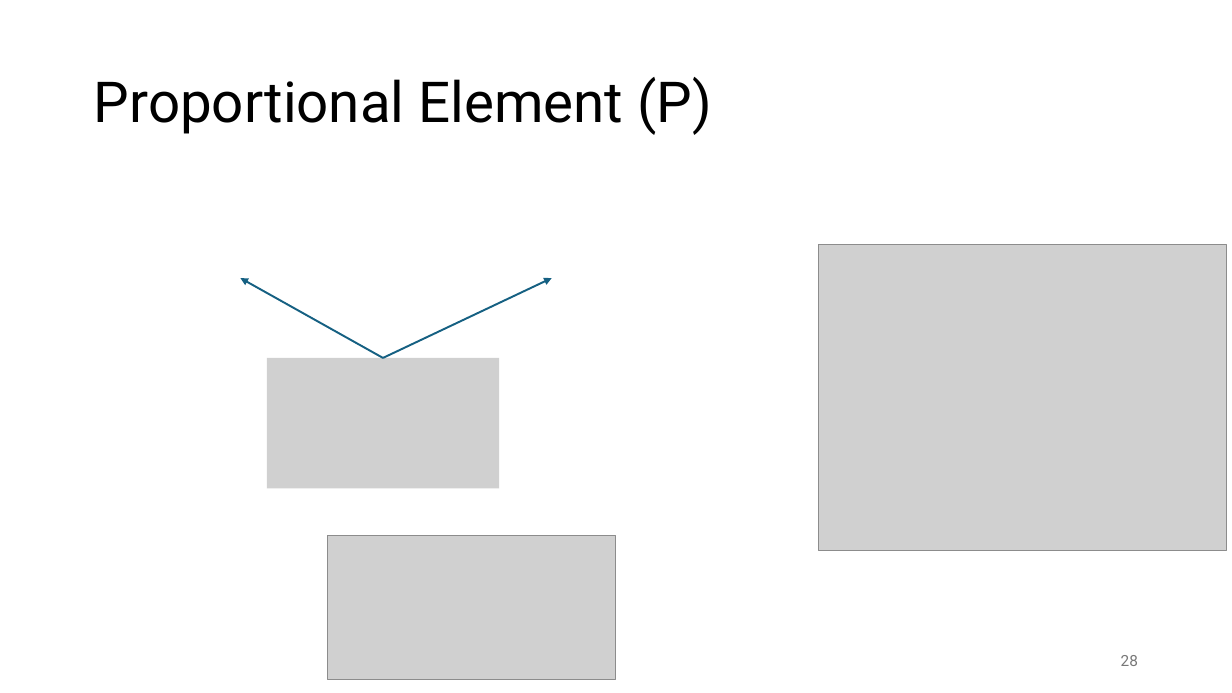
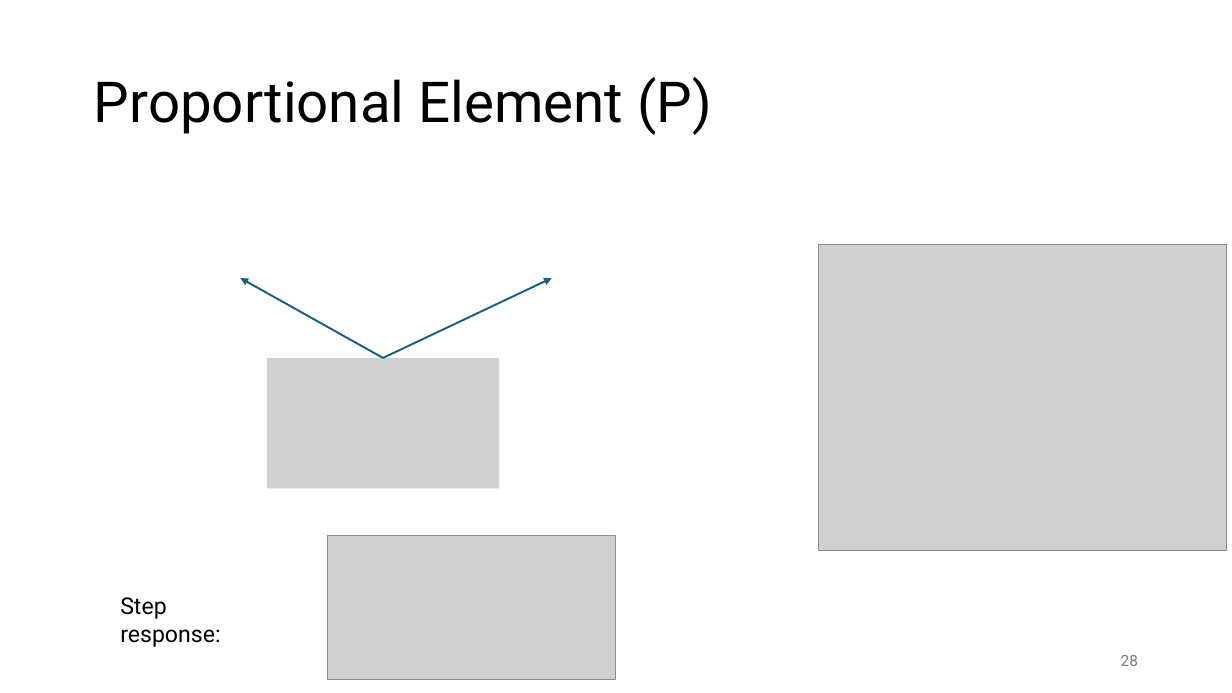
Before and after one commit to FelixWick/control_engineering, a slide deck: slide 28 of slides/3_Laplace.pptx. Drawn at 1232x693 pixels with LibreOffice and Linux fonts; fonts in the diff are those of the drawing; grey boxes stand for pictures. Boxes give left, top, right and bottom in pixels: in the first picture for what was removed or moved away, otherwise in the second. Text is boxed around its words. In the diff, an @@ line names an element or a change of style, - is before the commit and + after.

```diff
--- a/slides/3_Laplace.pptx
+++ b/slides/3_Laplace.pptx
@@ text added at bbox=[120, 597, 220, 647], 18 pt, text #000000 @@
+Step response:
```
Also in this commit, not shown: 4 other slides changed.
